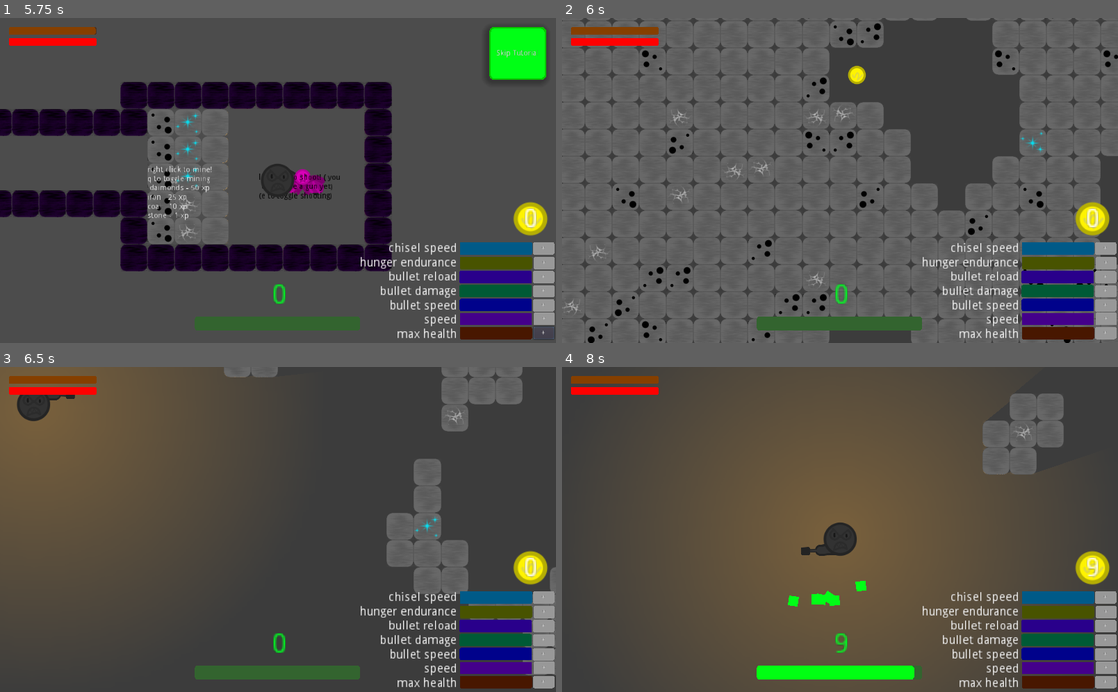
Above: before the commit, frames 1-4 (two rows, left to right).
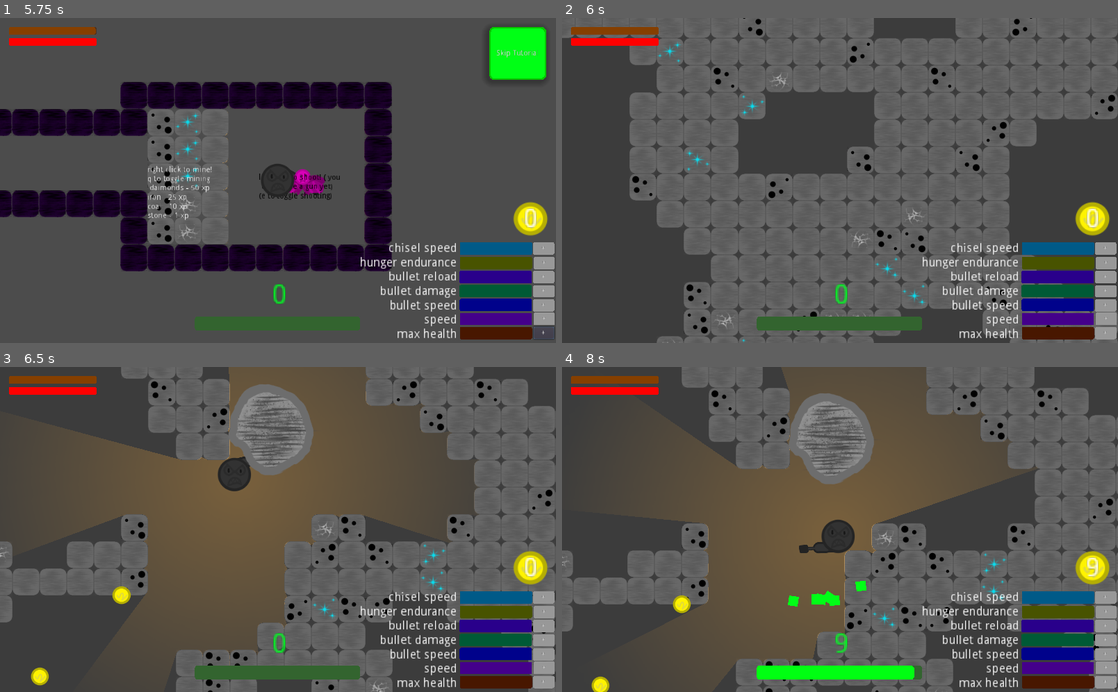
Above: after the commit, the same moments.

Repository: Z53-INCOMING/mechmine.io
Game: Godot game, scene res://scenes/World.tscn
Same seed, same stepped clock (60 frames per second), same inputs: the game is played once before the commit and once after it.
Inputs (mouse positions are in pixels of both pictures, inside the frame that each line leads up to):
- Up to frame 1 (5.75 s): click "+" at 0.5 s; click "+" at 1.25 s; click "+" at 2 s; click "+" at 2.75 s; click "+" at 3.5 s; click "+" at 4.25 s; click "+" at 5 s
- Up to frame 2 (6 s): click "Skip Tutorial" at 5.75 s
- Up to frame 3 (6.5 s): no input
- Up to frame 4 (8 s): tap Enter (ui_accept) at 6.5, 6.77, 7.25, 7.52 s; move the mouse to (962, 513) at 6.52 s; hold Right (right) 6.53-7.28 s; tap E (auto fire) at 6.6 s; move the mouse to (728, 545) at 7.27 s; hold S (down) from 7.28 s (still down); tap Q (auto mine) at 7.35 s

Frame 1 is identical in both runs. In frame 2, 44% of the frame differs, in the area x 0-100%, y 0-100%; in frame 3, 61%; in frame 4, 39%.

Commit message:
tried to add boulder but failed
WHY WON'T YOU PUSH!! JUST PUSH!!

Diff:
--- a/code/TileMap.gd
+++ b/code/TileMap.gd
@@ -103,7 +103,7 @@
 
 
 func _on_Area2D_tutorial_complete() -> void:
-	mech.position = mech_position
+	mech.position = $Boulder.position
 	mech.food = 100
 	mech.speed = 0
 	mech.XP = 0
--- a/code/World.gd
+++ b/code/World.gd
@@ -2,3 +2,11 @@
 
 func _ready() -> void:
 	randomize()
+
+
+
+func _on_Boulder_body_entered(body: Node) -> void:
+	if body is Mech:
+		var mech = body as Mech
+		var boulder = $TileMap/Boulder
+		boulder.apply_central_impulse(boulder.position.direction_to(mech.position) * 200)
--- /dev/null
+++ b/scenes/Boulder.tscn
@@ -0,0 +1,21 @@
+[gd_scene load_steps=2 format=2]
+
+[ext_resource path="res://images/boulder.png" type="Texture" id=1]
+
+[node name="Boulder" type="RigidBody2D" groups=[
+"Boulder",
+]]
+light_mask = 0
+collision_layer = 16
+collision_mask = 19
+mass = 13.8714
+gravity_scale = 0.0
+linear_damp = 11.489
+angular_damp = 26.151
+
+[node name="image" type="Sprite" parent="."]
+light_mask = 0
+texture = ExtResource( 1 )
+
+[node name="hitbox" type="CollisionPolygon2D" parent="."]
+polygon = PoolVector2Array( -80.3289, 7.41201, -74.4353, -31.6034, -54.7786, -69.6117, -34.5247, -83.6364, -3.49162, -85.6506, 43.5059, -66.2548, 62.0521, -45.1897, 69.6157, -23.3602, 76.5161, 3.86855, 69.0562, 37.8112, 56.8219, 52.8057, 5.90793, 81.5264, -16.8448, 81.5264, -41.6491, 65.4875, -68.3183, 28.0014 )
--- a/scenes/World.tscn
+++ b/scenes/World.tscn
@@ -14,6 +14,7 @@
 [ext_resource path="res://images/portal.png" type="Texture" id=12]
 [ext_resource path="res://resources/SkipButton.tres" type="StyleBox" id=13]
 [ext_resource path="res://resources/cave.tres" type="TileSet" id=14]
+[ext_resource path="res://scenes/Boulder.tscn" type="PackedScene" id=15]
 
 [sub_resource type="RectangleShape2D" id=1]
 extents = Vector2( 105.561, 49.7212 )
@@ -188,6 +189,9 @@
 position = Vector2( -508.757, 1754.5 )
 shape = SubResource( 2 )
 
+[node name="Boulder" parent="TileMap" instance=ExtResource( 15 )]
+position = Vector2( -3345.63, -3011.37 )
+
 [node name="Label" type="Label" parent="."]
 margin_left = 258.018
 margin_top = 253.804
@@ -214,3 +218,4 @@
 [connection signal="button_down" from="TileMap/Skip" to="TileMap/Skip" method="_on_Skip_button_down"]
 [connection signal="body_entered" from="TileMap/Skip/Area2D" to="TileMap/Skip/Area2D" method="_on_Area2D_body_entered"]
 [connection signal="tutorial_complete" from="TileMap/Skip/Area2D" to="TileMap" method="_on_Area2D_tutorial_complete"]
+[connection signal="body_entered" from="TileMap/Boulder" to="." method="_on_Boulder_body_entered"]
--- a/scenes/player mech.tscn
+++ b/scenes/player mech.tscn
@@ -14,15 +14,23 @@
 [ext_resource path="res://mech icons/Excavator icon.png" type="Texture" id=12]
 [ext_resource path="res://mech icons/sniper back icon.png" type="Texture" id=13]
 
+[sub_resource type="StyleBoxFlat" id=1]
+bg_color = Color( 0.52549, 0.25098, 0, 1 )
+corner_radius_top_left = 3
+corner_radius_top_right = 3
+corner_radius_bottom_right = 3
+anti_aliasing = false
+
 [sub_resource type="StyleBoxFlat" id=2]
-bg_color = Color( 0.52549, 0.25098, 0, 1 )
-corner_radius_top_left = 3
-corner_radius_top_right = 3
-corner_radius_bottom_right = 3
+bg_color = Color( 0.301961, 0.2, 0.133333, 1 )
+corner_radius_top_left = 3
+corner_radius_top_right = 3
+corner_radius_bottom_right = 3
+corner_radius_bottom_left = 3
 anti_aliasing = false
 
 [sub_resource type="StyleBoxFlat" id=3]
-bg_color = Color( 0.301961, 0.2, 0.133333, 1 )
+bg_color = Color( 1, 1, 1, 1 )
 corner_radius_top_left = 3
 corner_radius_top_right = 3
 corner_radius_bottom_right = 3
@@ -30,7 +38,7 @@
 anti_aliasing = false
 
 [sub_resource type="StyleBoxFlat" id=4]
-bg_color = Color( 1, 1, 1, 1 )
+bg_color = Color( 0.286275, 0.356863, 0.54902, 1 )
 corner_radius_top_left = 3
 corner_radius_top_right = 3
 corner_radius_bottom_right = 3
@@ -38,7 +46,7 @@
 anti_aliasing = false
 
 [sub_resource type="StyleBoxFlat" id=5]
-bg_color = Color( 0.286275, 0.356863, 0.54902, 1 )
+bg_color = Color( 1.5, 0, 0, 1 )
 corner_radius_top_left = 3
 corner_radius_top_right = 3
 corner_radius_bottom_right = 3
@@ -46,7 +54,7 @@
 anti_aliasing = false
 
 [sub_resource type="StyleBoxFlat" id=6]
-bg_color = Color( 1.5, 0, 0, 1 )
+bg_color = Color( 0.745098, 0.117647, 0.117647, 1 )
 corner_radius_top_left = 3
 corner_radius_top_right = 3
 corner_radius_bottom_right = 3
@@ -54,7 +62,7 @@
 anti_aliasing = false
 
 [sub_resource type="StyleBoxFlat" id=7]
-bg_color = Color( 0.745098, 0.117647, 0.117647, 1 )
+bg_color = Color( 0, 1, 0.0745098, 1 )
 corner_radius_top_left = 3
 corner_radius_top_right = 3
 corner_radius_bottom_right = 3
@@ -62,7 +70,7 @@
 anti_aliasing = false
 
 [sub_resource type="StyleBoxFlat" id=8]
-bg_color = Color( 0, 1, 0.0745098, 1 )
+bg_color = Color( 0.203922, 0.396078, 0.188235, 1 )
 corner_radius_top_left = 3
 corner_radius_top_right = 3
 corner_radius_bottom_right = 3
@@ -70,21 +78,13 @@
 anti_aliasing = false
 
 [sub_resource type="StyleBoxFlat" id=9]
-bg_color = Color( 0.203922, 0.396078, 0.188235, 1 )
-corner_radius_top_left = 3
-corner_radius_top_right = 3
-corner_radius_bottom_right = 3
-corner_radius_bottom_left = 3
-anti_aliasing = false
-
-[sub_resource type="StyleBoxFlat" id=10]
-corner_radius_top_left = 3
-corner_radius_top_right = 3
-corner_radius_bottom_right = 3
-corner_radius_bottom_left = 3
-anti_aliasing = false
-
-[sub_resource type="ParticlesMaterial" id=11]
+corner_radius_top_left = 3
+corner_radius_top_right = 3
+corner_radius_bottom_right = 3
+corner_radius_bottom_left = 3
+anti_aliasing = false
+
+[sub_resource type="ParticlesMaterial" id=10]
 flag_disable_z = true
 direction = Vector3( 0, -1, 0 )
 spread = 24.07
Binary file added: images/boulder.png
Not shown, added: images/boulder.png.import
Not shown: 1 places in scenes/World.tscn that only renumber resources
Not shown: 20 places in scenes/player mech.tscn that only renumber resources
